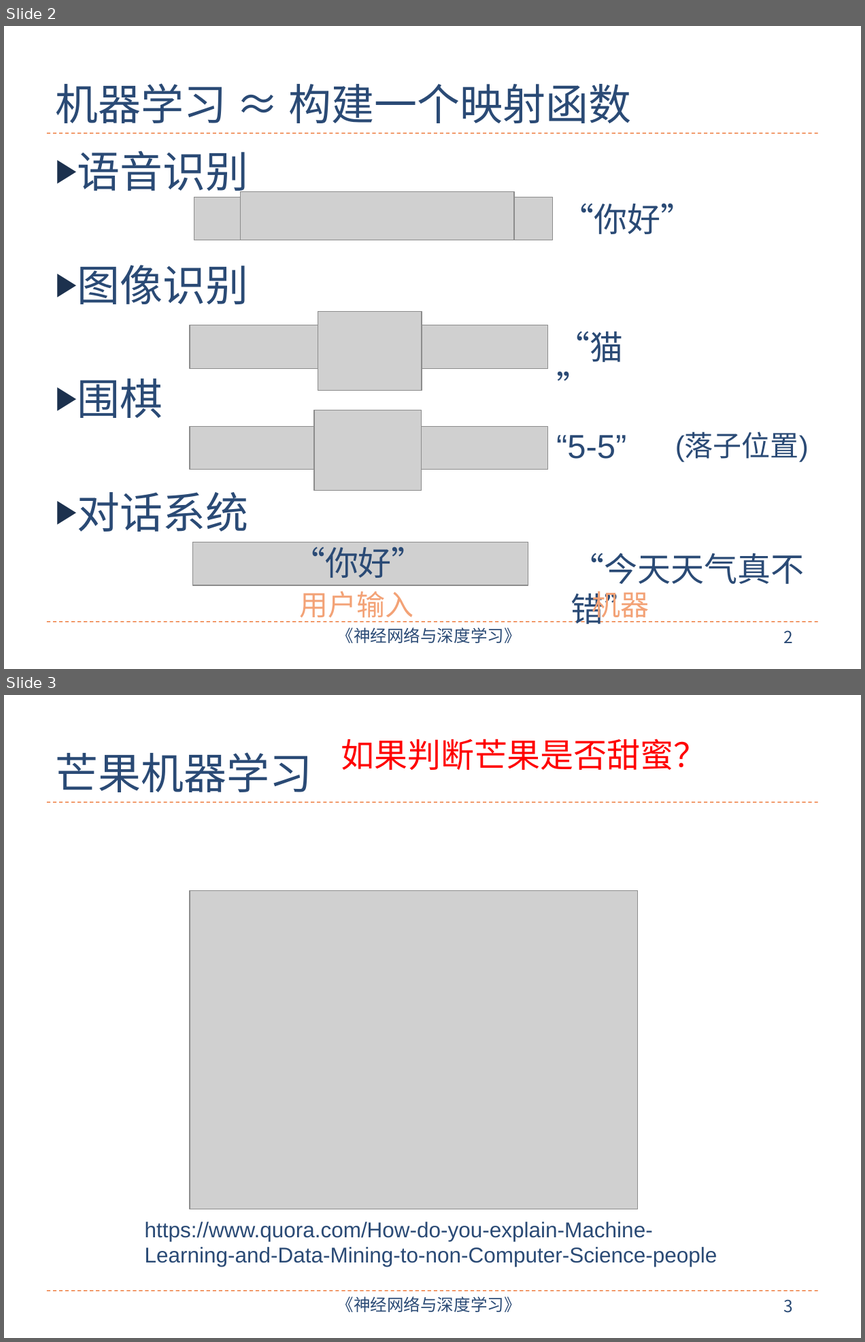
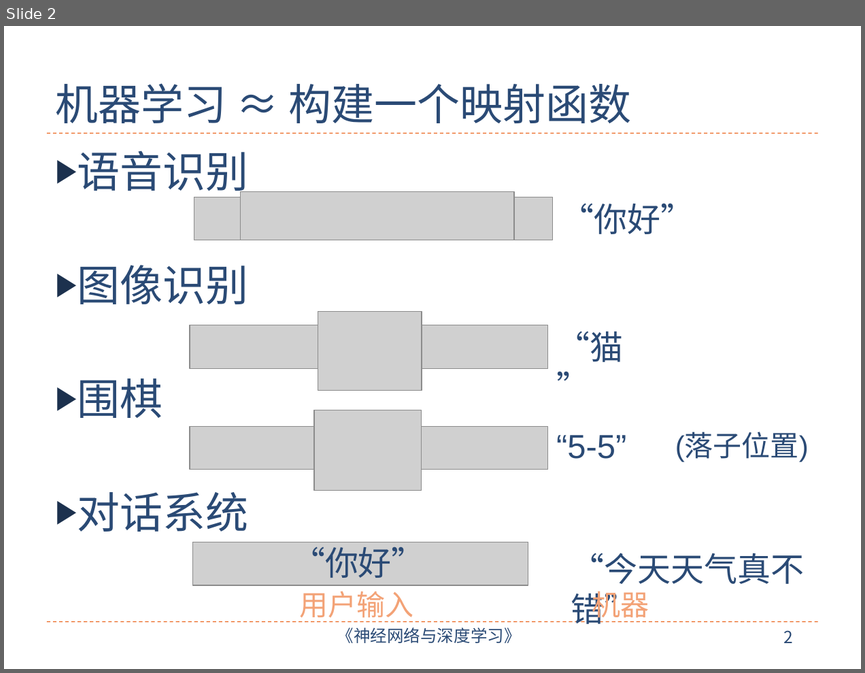
Before and after one commit to nndl/nndl.github.io, a slide deck: ppt/chap-机器学习概述.pptx. Shown one above the other, each under a label of ours: slides 2 and 3 before the commit, slide 2 after it. The pictures are 865x1342 and 865x673 pixels, drawn with LibreOffice and Linux fonts; fonts in the diff are those of the drawing; grey boxes stand for pictures. Boxes give left, top, right and bottom in pixels: in the first picture for what was removed or moved away, otherwise in the second. Text is boxed around its words. In the diff, an @@ line names an element or a change of style, - is before the commit and + after.

```diff
--- a/ppt/chap-机器学习概述.pptx
+++ b/ppt/chap-机器学习概述.pptx
@@ slide 3 removed at <box>4,695,861,1338</box>, background #FFFFFF; not listed: 4 template elements that a slide beside it also shows @@
@@ title removed at <box>56,752,313,792</box> @@
-芒果机器学习
@@ text removed at <box>341,739,706,770</box> @@
-如果判断芒果是否甜蜜？
@@ picture removed at <box>190,890,638,1209</box> @@
@@ text removed at <box>145,1221,717,1266</box> @@
-https://www.quora.com/How-do-you-explain-Machine-Learning-and-Data-Mining-to-non-Computer-Science-people
```
Also in this commit, not shown: 11 slides changed, 14 slides added, 4 other slides removed, 5 other files.
